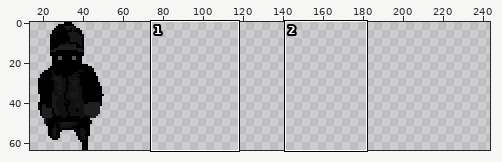
File history of a sprite sheet, core/assets/images/character/second/stand/stand_back.png. Above, an overview of the earlier version with the close-up marked.
Close-up. Before:
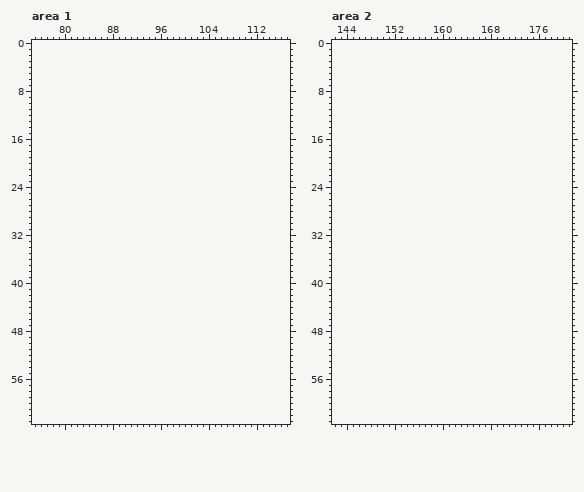
The file is 64x64 pixels. Shown: area 1: x 75..117, y 0..63; area 2: x 142..181, y 0..63. The old version is drawn lined up with the new one, on the new canvas. The wide view leaves out empty margins. The commit also changed other parts of the picture, which this record leaves out.
After:
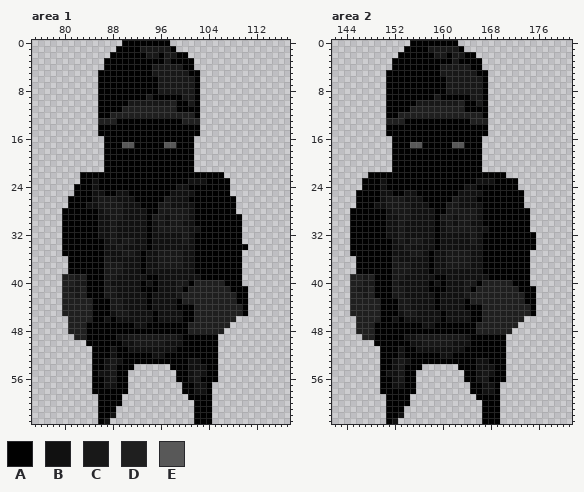
Palette (. is transparent): A #010101  B #111111  C #181818  D #1f1f1f  E #585858
Edits made:
canvas 64x64 -> 256x64, the old top-left corner now at 3,0
Changed rows in their new state; - is an unchanged pixel.
Area 1:
first column x 80:
 0 ----------AAAAAAAA-------------
 1 ---------AAAACCCCCA------------
 2 --------AAAAAACCACCAA----------
 3 -------AAAAAAAAAACAAAA---------
 4 -------AAAAAAAACCCCCAA---------
 5 ------AAAAAAAAACCCCCCAA--------
 6 ------AAAAAAAAAACCCCCCA--------
 7 ------AAAAAAAAAACCCCCCA--------
 8 ------AAAAAAAAAACCCCCCA--------
 9 ------AAAAAAAACAAAAACCA--------
10 ------AAAAACCCCCCCDAACA--------
11 ------AAAADDDDDDDDDAAAA--------
12 ------AADDDDDDDDDDDDDDA--------
13 ------DDDAAAAAAAAAAADDD--------
14 ------AAAAAAAAAAAAAAAAA--------
15 ------AAAAAAAAAAAAAAAAA--------
16 -------AAAAAAAAAAAAAAA---------
17 -------AAAEEAAAAAEEAAA---------
18 -------AAAAAAAAAAAAAAA---------
19 -------AAAAAAAAAAAAAAA---------
20 -------AAAAAAAAAAAAAAA---------
21 -------AAAAAAAAAAAAAAA---------
22 ---AAAAAAAAAAAAAAAAAAAAAAAA----
23 ---AABAAAAAAAAAAAAAAABBBAAAA---
24 --AAABAAAAAAAAAAAAABBAAAAAAA---
25 --AAABBAABBAAAAAAABBBBAAAAAA---
26 -AAAABCCCBBBAAAAACBBBAAAAAAAA--
27 -AAABBCCCCBBBAAACCBBBBAAAAAAA--
28 AAAAAABCCCBBBBAACCCCCBAAAAAAA--
29 AAAAAABBCCBBBBACCBCCCBAAAAAAAA-
30 AAAAAABBCBBBBBABCBCCBBAAAAAAAA-
31 AAAAAABBCBBBBBABCCCCCBBAAAAAAA-
32 AAAAAABBCBBBBBABBBBBCBAAAAAAAA-
33 AAAAAAABCBCCBBABBBBBCBAAAAAAAA-
34 AAAAAAABBCBBBBABBBBBBBAAAAAAAAA
35 AAAAAAABBBCCBABBCCCCBBAAAAAAAA-
36 -AAAAAACBBBBBABBCCCCBBAAAAAAAA-
37 -AAAAAACCCBBBABBCCCCBBAAAAAAAA-
38 -AAAAAACCCBBBABBBBBBBBAAAAAAAA-
39 DDCDAAACCBBBBBAABBBBBBBAAAAAAA-
40 DDCCAAACBBBBBABABBBCCADDDDDAAA-
41 DCCDAAACCBBBBAAABBBCADDDDDDDAAA
42 DDCDAAACCBBBBBABBBBCDDDDDDDDDAA
43 DDDDDAAACCBBBBABBBBADDDDDDDDDAA
44 DDDDDAAACCBBBBABBBBAAADDDDDDDDA
45 DDDDDAAABCCBBBBABBBBAADDDDDDDDA
46 -DDDDAABABBBBBBABBBBAADDDDDDD--
47 -DDDAAAAAAAABBAAAAAAADDDDDDD---
48 -DDDAAAAAAAAAAAAAAAAADDDDDD----
49 --DDAAAAABBCCCCCCCCBAAAAAA-----
50 ----AAAAAABBCCCCCBBBAAAAAA-----
51 -----AAABAABBBBBBBBAAAAAAA-----
52 -----AAABAAAAAABBAAAAAAAAA-----
53 -----AABCBAAAAAAAAAAABBAAA-----
54 -----AABCAAA------AAABBBAA-----
55 -----ABBCAA--------AABCBAA-----
56 -----AABCAA--------AABCAAA-----
57 -----AABBAA---------AABBA------
58 -----AAAAAA---------AABBA------
59 ------AAAA-----------AAAA------
60 ------AAAA------------AAA------
61 ------AAA-------------AAA------
62 ------AAB-------------AAA------
63 ------AB--------------AAA------
Area 2:
first column x 145:
 0 ----------AAAAAAAA-------------
 1 ---------AAAACCCCCA------------
 2 --------AAAAAACCACCAA----------
 3 -------AAAAAAAAAACAAAA---------
 4 -------AAAAAAAACCCCCAA---------
 5 ------AAAAAAAAACCCCCCAA--------
 6 ------AAAAAAAAAACCCCCCA--------
 7 ------AAAAAAAAAACCCCCCA--------
 8 ------AAAAAAAAAACCCCCCA--------
 9 ------AAAAAAAACAAAAACCA--------
10 ------AAAAACCCCCCCDAACA--------
11 ------AAAADDDDDDDDDAAAA--------
12 ------AADDDDDDDDDDDDDDA--------
13 ------DDDAAAAAAAAAAADDD--------
14 ------AAAAAAAAAAAAAAAAA--------
15 ------AAAAAAAAAAAAAAAAA--------
16 -------AAAAAAAAAAAAAAA---------
17 -------AAAEEAAAAAEEAAA---------
18 -------AAAAAAAAAAAAAAA---------
19 -------AAAAAAAAAAAAAAA---------
20 -------AAAAAAAAAAAAAAA---------
21 -------AAAAAAAAAAAAAAA---------
22 ---AAAAAAAAAAAAAAAAAAAAAAA-----
23 --AAABAAAAAAAAAAAAAAABBBAAAA---
24 --AAABAAAAAAAAAAAAABBAAAAAAA---
25 -AAAABBAABBAAAAAAABBBBAAAAAAA--
26 -AAAABCCCBBBAAAAACBBBAAAAAAAA--
27 -AAABBCCCCBBBAAACCBBBBAAAAAAA--
28 AAAAAABCCCBBBBAACCCCCBAAAAAAAA-
29 AAAAAABBCCBBBBACCBCCCBAAAAAAAA-
30 AAAAAABBCBBBBBABCBCCBBAAAAAAAA-
31 AAAAAABBCBBBBBABCCCCCBBAAAAAAA-
32 AAAAAABBCBBBBBABBBBBCBAAAAAAAAA
33 AAAAAAABCBCCBBABBBBBCBAAAAAAAAA
34 AAAAAAABBCBBBBABBBBBBBAAAAAAAAA
35 AAAAAAABBBCCBABBCCCCBBAAAAAAAA-
36 -AAAAAACBBBBBABBCCCCBBAAAAAAAA-
37 -AAAAAACCCBBBABBCCCCBBAAAAAAAA-
38 -AAAAAACCCBBBABBBBBBBBAAAAAAAA-
39 DDCDAAACCBBBBBAABBBBBBBAAAAAAA-
40 DDCCAAACBBBBBABABBBCCADDDDDAAA-
41 DCCDAAACCBBBBAAABBBCADDDDDDDAAA
42 DDCDAAACCBBBBBABBBBCDDDDDDDDDAA
43 DDDDDAAACCBBBBABBBBADDDDDDDDDAA
44 DDDDDAAACCBBBBABBBBAAADDDDDDDDA
45 DDDDDAAABCCBBBBABBBBAADDDDDDDDA
46 -DDDDAABABBBBBBABBBBAADDDDDDD--
47 -DDDAAAAAAAABBAAAAAAADDDDDDD---
48 -DDDAAAAAAAAAAAAAAAAADDDDDD----
49 --DDAAAAABBCCCCCCCCBAAAAAA-----
50 ----AAAAAABBCCCCCBBBAAAAAA-----
51 -----AAABAABBBBBBBBAAAAAAA-----
52 -----AAABAAAAAABBAAAAAAAAA-----
53 -----AABCBAAAAAAAAAAABBAAA-----
54 -----AABCAAA------AAABBBAA-----
55 -----ABBCAA--------AABCBAA-----
56 -----AABCAA--------AABCAAA-----
57 -----AABBAA---------AABBA------
58 -----AAAAAA---------AABBA------
59 ------AAAA-----------AAAA------
60 ------AAAA------------AAA------
61 ------AAA-------------AAA------
62 ------AAB-------------AAA------
63 ------AB--------------AAA------
Boxes around the changes in both close-ups, in picture pixels (x1, y1, x2, y2):
added: (62, 40, 248, 424)
added: (350, 40, 536, 424)
